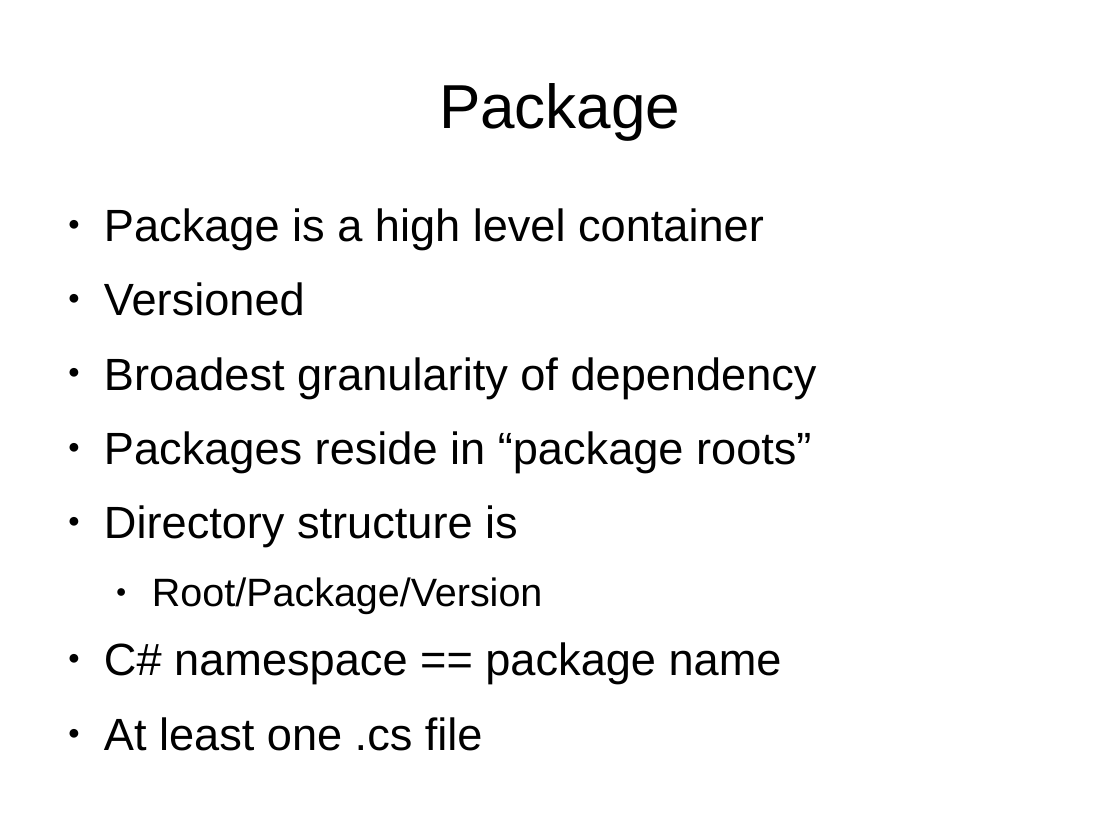
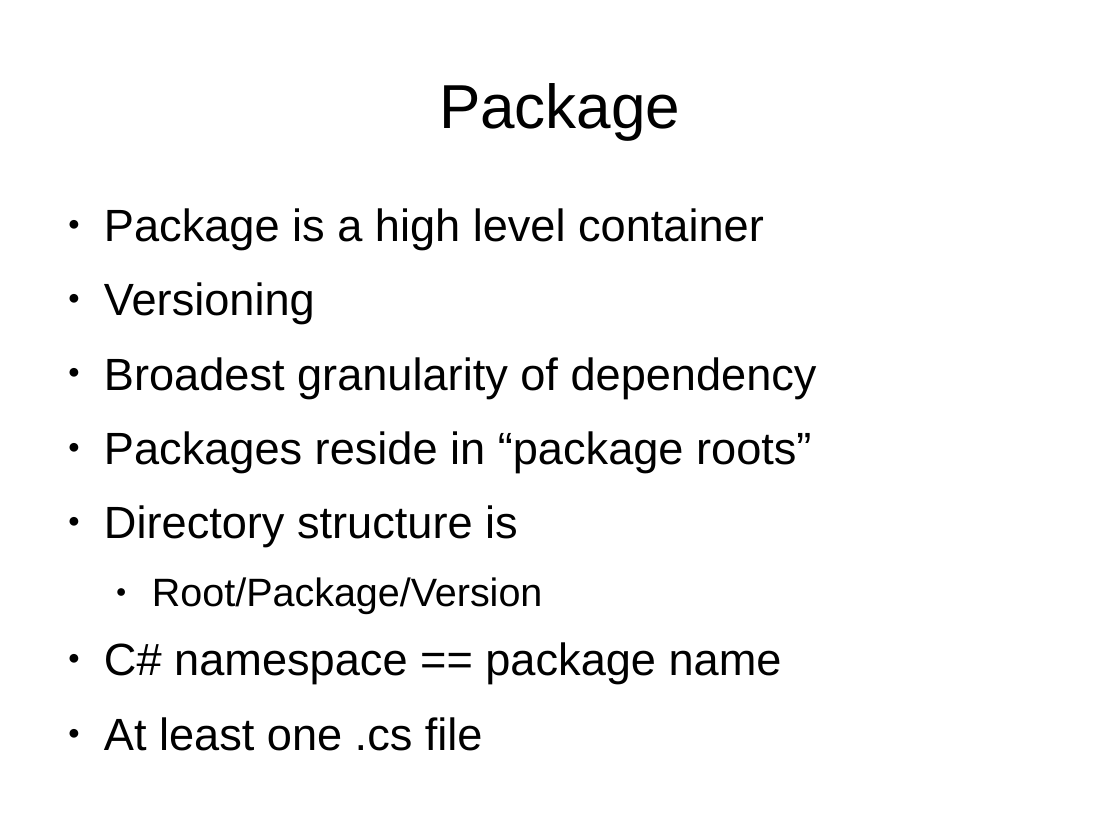
Before and after one commit to markfinal/BuildAMation, a slide deck: slide 9 of documentation/introduction.odp. Drawn at 1120x840 pixels with LibreOffice and Linux fonts; fonts in the diff are those of the drawing. Boxes give left, top, right and bottom in pixels: in the first picture for what was removed or moved away, otherwise in the second. Text is boxed around its words. In the diff, an @@ line names an element or a change of style, - is before the commit and + after.

```diff
--- a/documentation/introduction.odp
+++ b/documentation/introduction.odp
@@ text at (x1=104, y1=282, x2=315, y2=324): text changed @@
-● Versioned
+● Versioning
```
Also in this commit, not shown: 2 other slides changed.
